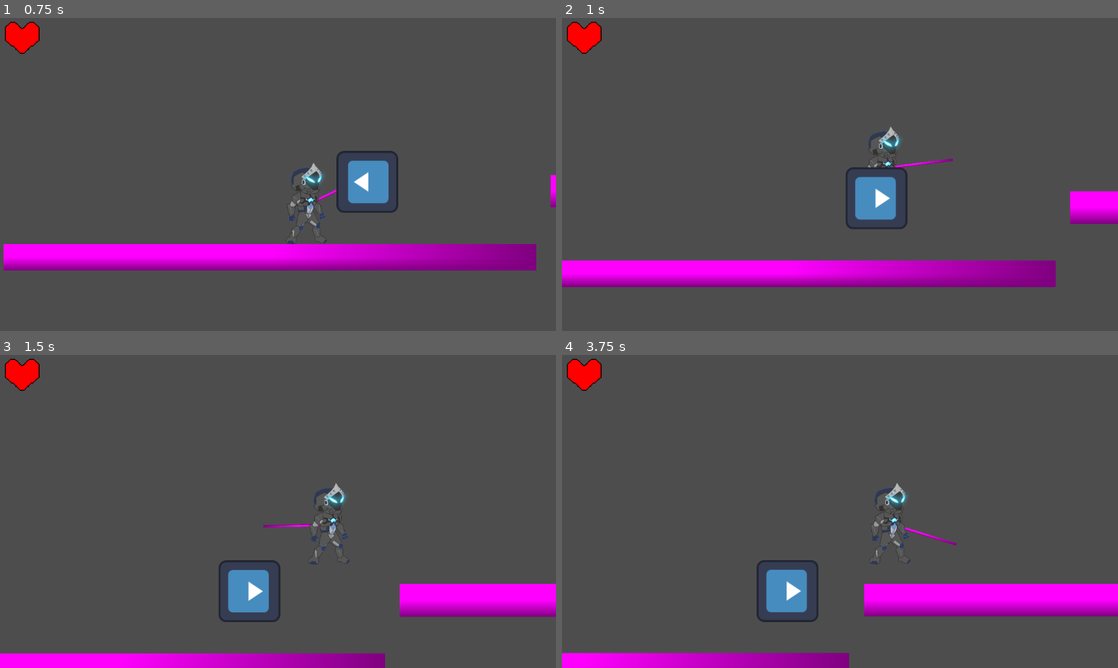
Above: before the commit, frames 1-4 (two rows, left to right).
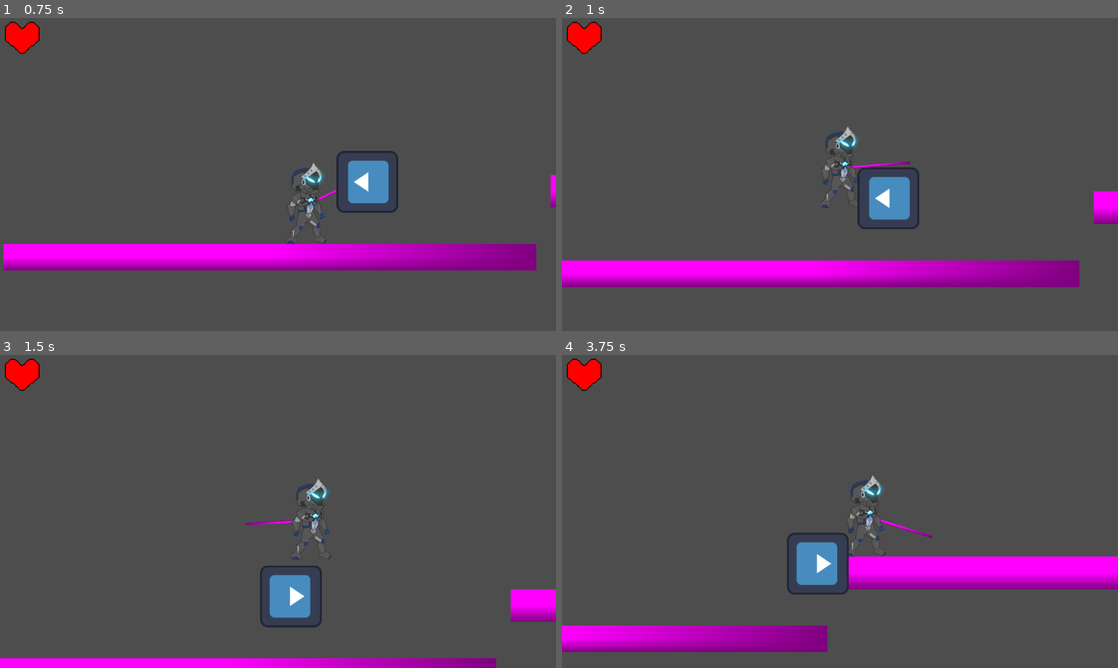
Above: after the commit, the same moments.

Repository: ComradeJustin/game
Game: Godot game, scene res://Assets/debug_objects/test_scenes/node_2d.tscn
Same seed, same stepped clock (60 frames per second), same inputs: the game is played once before the commit and once after it. The engine's default icon, where the game draws it, is replaced by a stand-in: a white triangle on a blue panel in a dark square.
Inputs (mouse positions are in pixels of both pictures, inside the frame that each line leads up to):
- Up to frame 1 (0.75 s): tap Enter (ui_accept) at 0.5 s; move the mouse to (400, 158) at 0.52 s; hold D (move_right) from 0.53 s (still down); click (400, 158) at 0.6 s
- Up to frame 2 (1 s): keep holding D (move_right); tap Space (jump) at 0.77 s
- Up to frame 3 (1.5 s): keep holding D (move_right); move the mouse to (166, 527) at 1.27 s; click (166, 527) at 1.35 s
- Up to frame 4 (3.75 s): tap Space (jump) at 1.52, 3.02 s; move the mouse to (895, 442) at 2.02 s; release D (move_right) at 2.03 s; hold A (move_left) 2.03-2.78 s; tap Shift (Dash) at 2.1 s; click (895, 442) at 2.3 s; move the mouse to (812, 574) at 2.77 s; hold D (move_right) from 2.78 s (still down); tap E (use_weapon) at 2.85 s; click (812, 574) at 3.05 s; move the mouse to (1006, 558) at 3.52 s; click (1006, 558) at 3.6 s

Frame 1 is identical in both runs. In frame 2, 2.8% of the frame differs, in the area x 46-96%, y 34-86%; in frame 3, 9.1%; in frame 4, 19%, in the area x 0-100%, y 38-100%.

Commit message:
WIP Enemy Damage System
enemy now has a proper hitbox, attack() function works and can be used to attack the enemy with left click (Enemy has 10 health, player does 2 damage)

Diff:
--- a/Assets/Systems/Entity_Systems/Entitydata.gd
+++ b/Assets/Systems/Entity_Systems/Entitydata.gd
@@ -62,6 +62,10 @@
 	if self.hp <= 0:
 		self.queue_free()
 
+func attack(target):
+	target.hp -= attack_dmg
+	print(target.hp)
+
 func damage(damage: float):
 	self.hp -= damage
 	check_death()
--- a/Assets/Systems/Entity_Systems/Player.gd
+++ b/Assets/Systems/Entity_Systems/Player.gd
@@ -11,6 +11,7 @@
 	self.dash_vel = 4
 	self.friction = 0
 	dash_count = [0,2]
+	attack_dmg = 2
 	pass # Replace with function body.
 
 
@@ -18,7 +19,12 @@
 func _physics_process(delta: float) -> void:
 	rotate_attack()
 	if Input.is_action_just_pressed("Attack"):
-		attack()
+		var enemy = $"Attack hitbox".get_collider()
+		if enemy is Entitydata:
+			attack(enemy)
+			print(enemy)
+		else:
+			print("no target")
 	movement(delta)
 
 
@@ -49,10 +55,6 @@
 	move_and_slide()
 
 
-func attack():
-	attack_hitbox.check_enemy(attack_dmg)
-	print('attack')
-
 
 
 func dash_input_check(delta:float):
--- a/Assets/World/Characters/Enemy.tscn
+++ b/Assets/World/Characters/Enemy.tscn
@@ -7,10 +7,8 @@
 [sub_resource type="CircleShape2D" id="CircleShape2D_evryi"]
 radius = 60.0
 
-[sub_resource type="CircleShape2D" id="CircleShape2D_4fpcv"]
-
 [node name="RigidBody2D" type="CharacterBody2D" groups=["Enemy"]]
-collision_layer = 0
+collision_layer = 3
 collision_mask = 0
 script = ExtResource("1_1e0jp")
 hp = 10.0
@@ -18,10 +16,11 @@
 [node name="Sprite2D" type="Sprite2D" parent="."]
 texture = ExtResource("2_4fpcv")
 
+[node name="Alt Hurtbox" type="CollisionShape2D" parent="."]
+shape = SubResource("CircleShape2D_evryi")
+
 [node name="Hurtbox" parent="." instance=ExtResource("3_4fpcv")]
+visible = false
 
 [node name="CollisionShape2D" type="CollisionShape2D" parent="Hurtbox"]
 shape = SubResource("CircleShape2D_evryi")
-
-[node name="CollisionShape2D" type="CollisionShape2D" parent="."]
-shape = SubResource("CircleShape2D_4fpcv")
--- a/Standard_Enemy.gd
+++ b/Standard_Enemy.gd
@@ -10,6 +10,7 @@
 	_look_at(Player.getpos())
 	move(delta)
 	move_and_slide()
+	check_death()
 
 
 func move(delta: float):
Not shown: 1 places in Assets/World/Characters/Enemy.tscn that only renumber resources
